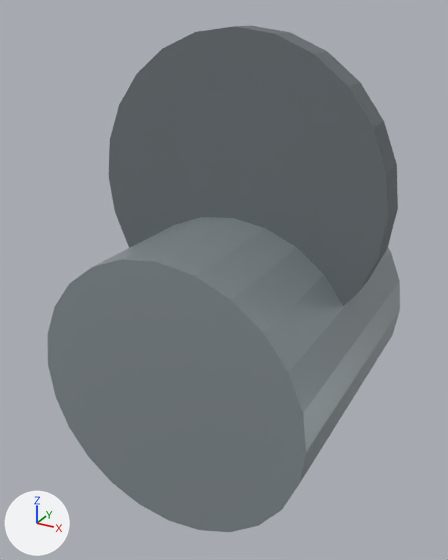
The glTF model public/builder-assets/openlife/trash_can.glb: old version first, new version second.
Both versions are drawn from a 50 mm lens placed at (0.834, -1.619, 1.446), pointed at (-0.035, -0.041, 0.657). Every picture has the same lights, and +X, +Y and +Z are marked at lower left. The picture after the commit comes second. Where no turn or scale is listed for an object, it has been applied to the vertices.

Before the edit, the objects in view are built like this:
```python
me_geometry_0 = bpy.data.meshes.new('geometry_0')
me_geometry_0.from_pydata(...)  # a 24-sided cylinder along y spanning x -0.42..0.42, y -0.45..0.45, z 0.03..0.87
me_geometry_0.materials.append(mat_metal)  # grey #9fa9ad
me_geometry_1 = bpy.data.meshes.new('geometry_1')
me_geometry_1.from_pydata(...)  # a 24-sided cylinder along y spanning x -0.46..0.46, y -0.05..0.05, z 0.48..1.4
me_geometry_1.materials.append(mat_black)  # grey #6a7276
ob_part_00 = bpy.data.objects.new('part_00', me_geometry_0)
ob_part_00.parent = ob_world
ob_part_00.location = (0.0, 0.0, 0.0)
ob_part_01 = bpy.data.objects.new('part_01', me_geometry_1)
ob_part_01.parent = ob_world
ob_part_01.location = (0.0, 0.0, 0.0)
```
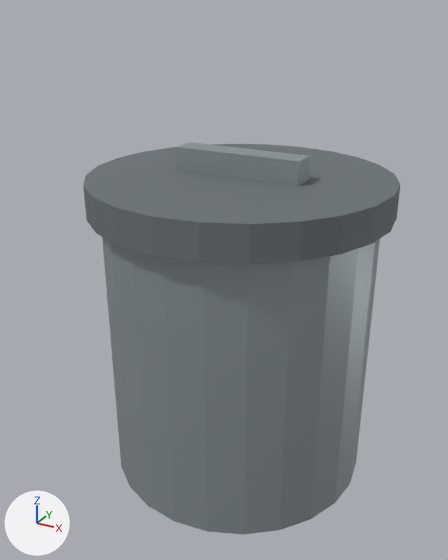
What the commit changed:
Object 'part_00' (ob_part_00) moves from (0.0, 0.0, 0.0) to (0.0, 0.45, 0.45).
Object 'part_00' (ob_part_00) turns from (0, 0, 0) to (90, 0, 0) degrees about x, y and z.
Object 'part_01' (ob_part_01) moves from (0.0, 0.0, 0.0) to (0.0, 0.94, 0.94).
Object 'part_01' (ob_part_01) turns from (0, 0, 0) to (90, 0, 0) degrees about x, y and z.

Pixel boxes [x1, y1, x2, y2] of what changed, in the pictures (448 x 560 px):
'part_00', moved, turned
    before: [48, 217, 400, 532]
    after: [102, 237, 380, 535]
'part_01', moved, turned
    before: [109, 25, 398, 306]
    after: [83, 144, 401, 264]
'part_02', unchanged, uncovered by the edit
    after: [176, 142, 310, 186]
